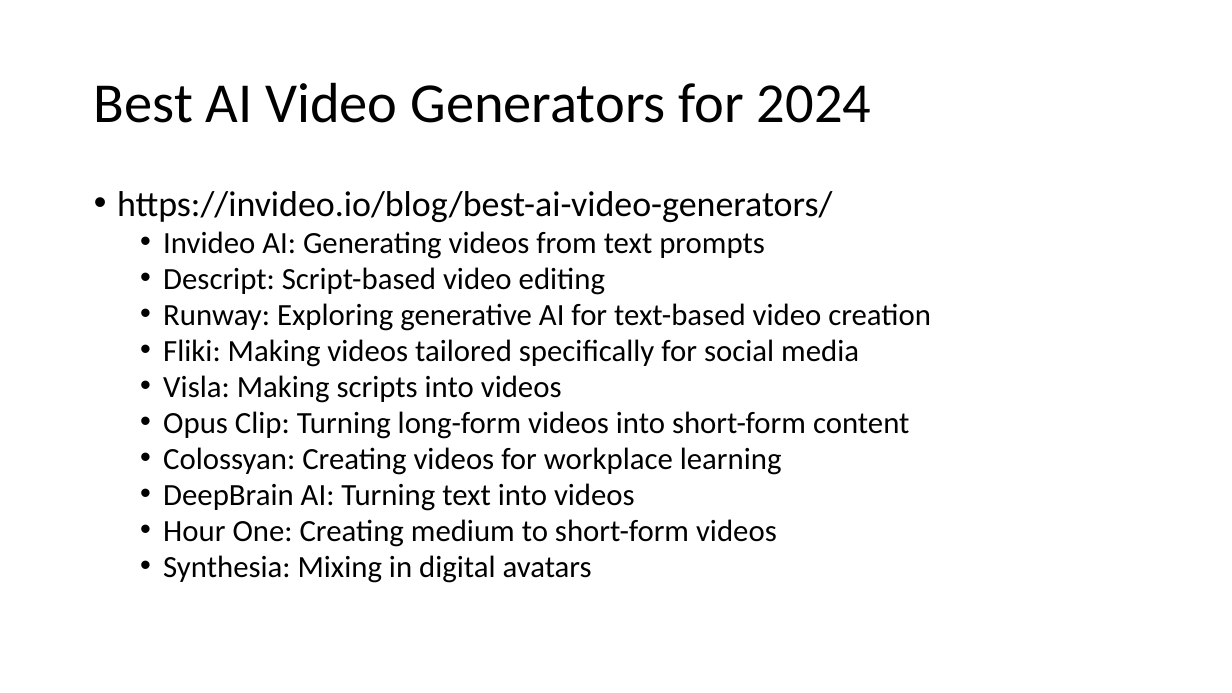
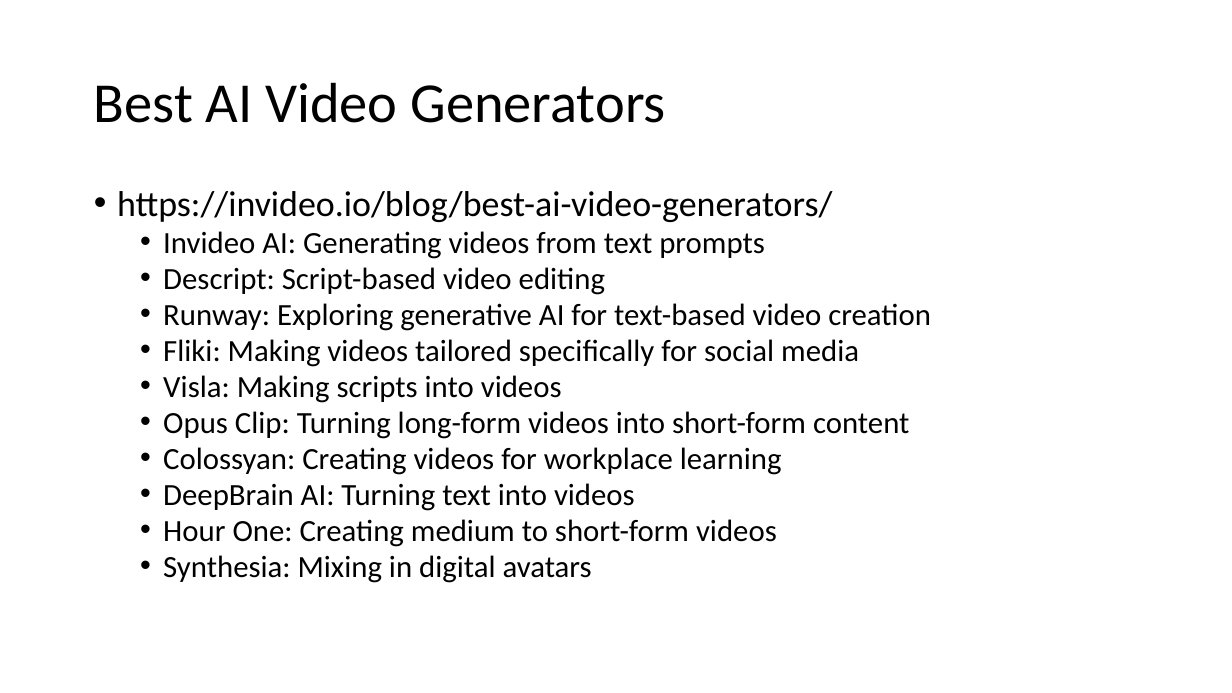
Before and after one commit to motazsaad/NLP-Theresa, a slide deck: slide 11 of slides/LLMs/08 Tools.pptx (slide 12 before the commit). Drawn at 1232x693 pixels with LibreOffice and Linux fonts; fonts in the diff are those of the drawing. Boxes give left, top, right and bottom in pixels: in the first picture for what was removed or moved away, otherwise in the second. Text is boxed around its words. In the diff, an @@ line names an element or a change of style, - is before the commit and + after.

```diff
--- a/slides/LLMs/08 Tools.pptx
+++ b/slides/LLMs/08 Tools.pptx
@@ title at [94,82,665,123]: text changed @@
-Best AI Video Generators for 2024
+Best AI Video Generators
```
Also in this commit, not shown: 5 other slides changed, 1 slide removed, 1 other file.
